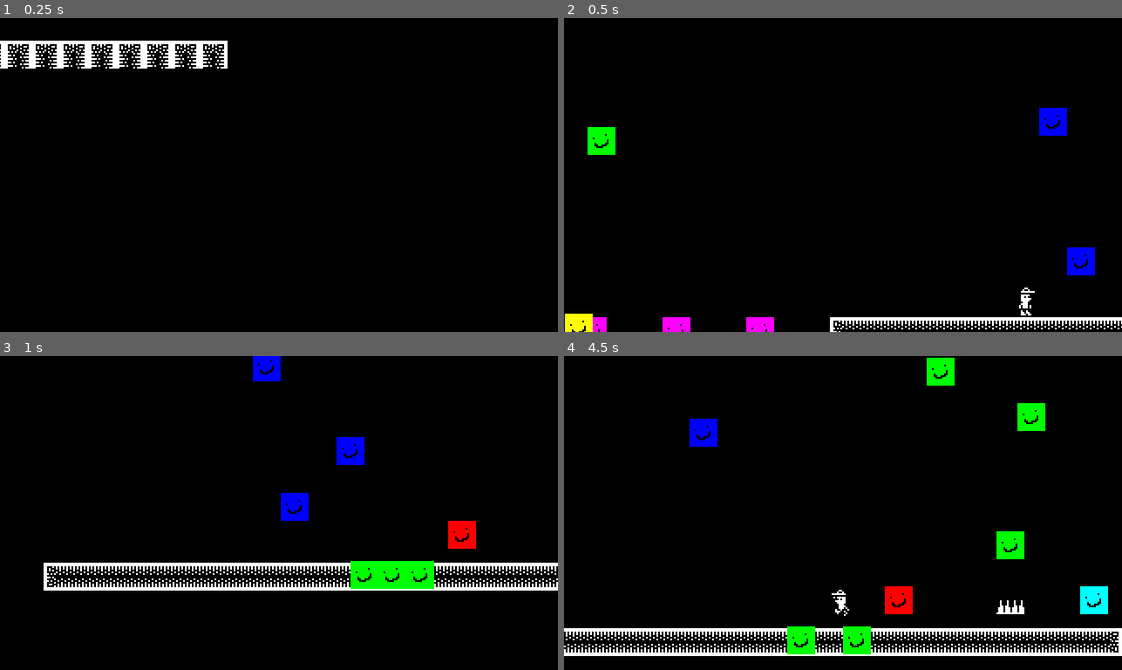
Above: before the commit, frames 1-4 (two rows, left to right).
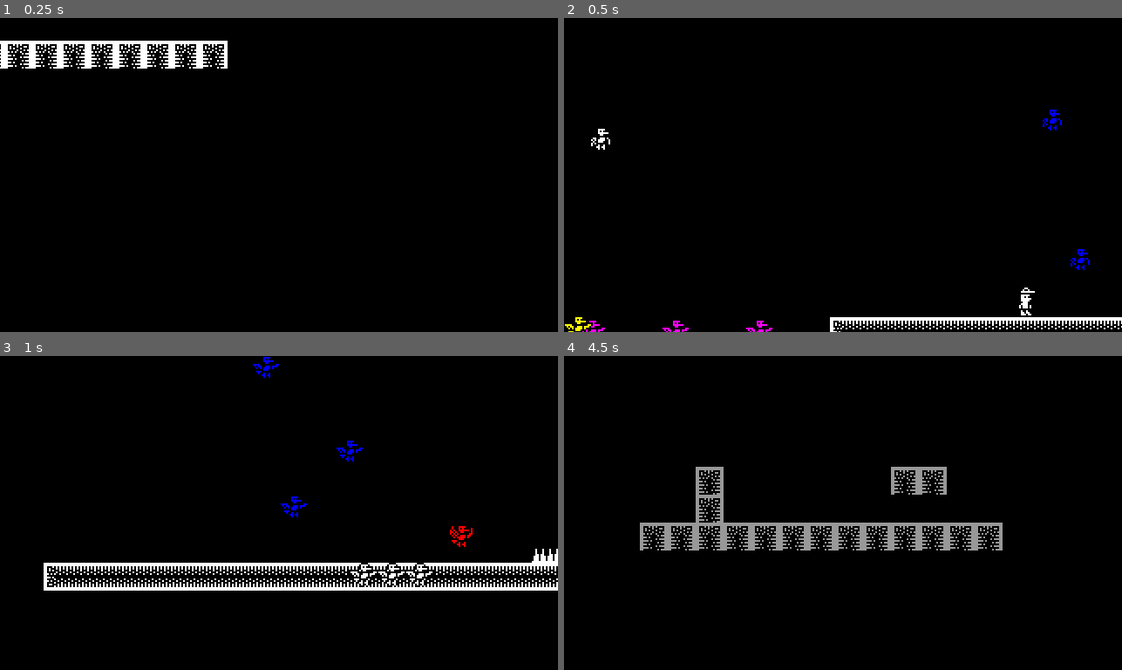
Above: after the commit, the same moments.

Repository: diego-escalante/GO2022-Stomper
Game: Godot game, scene res://Levels/Playground.tscn
Same seed, same stepped clock (60 frames per second), same inputs: the game is played once before the commit and once after it.
Inputs:
- Up to frame 1 (0.25 s): no input
- Up to frame 2 (0.5 s): no input
- Up to frame 3 (1 s): hold D (run_right) from 0.53 s (still down); tap Shift (dash) at 0.6 s; tap Space (jump) at 0.77 s
- Up to frame 4 (4.5 s): tap S (drop) at 1.35, 2.85, 4.35 s; tap Space (jump) at 1.52, 3.02, 3.77 s; release D (run_right) at 2.03 s; hold A (run_left) 2.03-2.78 s; tap Shift (dash) at 2.1, 3.6 s; hold D (run_right) 2.78-4.28 s; hold A (run_left) from 4.28 s (still down)

Frame 1 is identical in both runs. In frame 2, 1.8% of the frame differs, in the area x 0-96%, y 28-100%; in frame 3, 2.7%; in frame 4, 11%, in the area x 0-100%, y 0-96%.

Commit message:
Add enemy sprites

Diff:
--- a/Enemy/Enemy.gd
+++ b/Enemy/Enemy.gd
@@ -10,6 +10,7 @@
 var path_length: float
 
 onready var path_follow := $PathFollow2D
+onready var animated_sprite := $PathFollow2D/AnimatedSprite as AnimatedSprite
 
 func _ready():
 	if movement_type == MovementType.STATIC:
@@ -36,6 +37,7 @@
 	if speed == 0:
 		return
 
+	var prev_x = path_follow.position.x
 	var move_amount = delta * speed * pixels_per_unit
 
 	match movement_type:
@@ -55,6 +57,10 @@
 				else:
 					path_follow.offset -= move_amount
 
+	var delta_x = prev_x - path_follow.position.x
+	if not is_equal_approx(delta_x, 0):
+		animated_sprite.flip_h = delta_x > 0
+
 
 func die() -> void:
 	queue_free()
--- a/Enemy/Enemy.tscn
+++ b/Enemy/Enemy.tscn
@@ -1,22 +1,38 @@
-[gd_scene load_steps=7 format=2]
+[gd_scene load_steps=11 format=2]
 
-[ext_resource path="res://16by16test.png" type="Texture" id=1]
+[ext_resource path="res://Aesprite/enemy.png" type="Texture" id=1]
 [ext_resource path="res://Common/Hitbox.tscn" type="PackedScene" id=2]
 [ext_resource path="res://Enemy/Enemy.gd" type="Script" id=3]
 
-[sub_resource type="SpriteFrames" id=2]
+[sub_resource type="AtlasTexture" id=10]
+atlas = ExtResource( 1 )
+region = Rect2( 0, 0, 18, 16 )
+
+[sub_resource type="AtlasTexture" id=11]
+atlas = ExtResource( 1 )
+region = Rect2( 18, 0, 18, 16 )
+
+[sub_resource type="AtlasTexture" id=12]
+atlas = ExtResource( 1 )
+region = Rect2( 36, 0, 18, 16 )
+
+[sub_resource type="AtlasTexture" id=13]
+atlas = ExtResource( 1 )
+region = Rect2( 54, 0, 18, 16 )
+
+[sub_resource type="SpriteFrames" id=9]
 animations = [ {
-"frames": [ ExtResource( 1 ) ],
+"frames": [ SubResource( 10 ), SubResource( 11 ), SubResource( 12 ), SubResource( 13 ) ],
 "loop": true,
-"name": "default",
-"speed": 5.0
+"name": "Default",
+"speed": 10.0
 } ]
 
 [sub_resource type="RectangleShape2D" id=3]
-extents = Vector2( 8, 5 )
+extents = Vector2( 5, 3.5 )
 
 [sub_resource type="RectangleShape2D" id=4]
-extents = Vector2( 8, 3 )
+extents = Vector2( 6, 2 )
 
 [node name="Enemy" type="Path2D"]
 curve = null
@@ -28,20 +44,22 @@
 loop = false
 
 [node name="AnimatedSprite" type="AnimatedSprite" parent="PathFollow2D"]
-modulate = Color( 0, 1, 0, 1 )
-frames = SubResource( 2 )
+frames = SubResource( 9 )
+animation = "Default"
+frame = 2
+playing = true
 
-[node name="Hitbox" parent="PathFollow2D" instance=ExtResource( 2 )]
+[node name="Hitbox" parent="PathFollow2D/AnimatedSprite" instance=ExtResource( 2 )]
 
-[node name="CollisionShape2D" type="CollisionShape2D" parent="PathFollow2D/Hitbox"]
-position = Vector2( 0, 3 )
+[node name="CollisionShape2D" type="CollisionShape2D" parent="PathFollow2D/AnimatedSprite/Hitbox"]
+position = Vector2( 0, 1.5 )
 shape = SubResource( 3 )
 
-[node name="Stompbox" type="Area2D" parent="PathFollow2D"]
+[node name="Stompbox" type="Area2D" parent="PathFollow2D/AnimatedSprite"]
 collision_layer = 8
 collision_mask = 0
 
-[node name="CollisionShape2D" type="CollisionShape2D" parent="PathFollow2D/Stompbox"]
+[node name="CollisionShape2D" type="CollisionShape2D" parent="PathFollow2D/AnimatedSprite/Stompbox"]
 modulate = Color( 0, 1, 0, 1 )
-position = Vector2( 0, -5 )
+position = Vector2( 0, -4 )
 shape = SubResource( 4 )
--- a/Enemy/EnemyBigBounce.tscn
+++ b/Enemy/EnemyBigBounce.tscn
@@ -1,22 +1,38 @@
-[gd_scene load_steps=7 format=2]
+[gd_scene load_steps=11 format=2]
 
-[ext_resource path="res://16by16test.png" type="Texture" id=1]
+[ext_resource path="res://Aesprite/enemy.png" type="Texture" id=1]
 [ext_resource path="res://Common/Hitbox.tscn" type="PackedScene" id=2]
 [ext_resource path="res://Enemy/EnemyBigBounce.gd" type="Script" id=3]
 
+[sub_resource type="AtlasTexture" id=5]
+atlas = ExtResource( 1 )
+region = Rect2( 0, 0, 18, 16 )
+
+[sub_resource type="AtlasTexture" id=6]
+atlas = ExtResource( 1 )
+region = Rect2( 18, 0, 18, 16 )
+
+[sub_resource type="AtlasTexture" id=7]
+atlas = ExtResource( 1 )
+region = Rect2( 36, 0, 18, 16 )
+
+[sub_resource type="AtlasTexture" id=8]
+atlas = ExtResource( 1 )
+region = Rect2( 54, 0, 18, 16 )
+
 [sub_resource type="SpriteFrames" id=2]
 animations = [ {
-"frames": [ ExtResource( 1 ) ],
+"frames": [ SubResource( 5 ), SubResource( 6 ), SubResource( 7 ), SubResource( 8 ) ],
 "loop": true,
 "name": "default",
-"speed": 5.0
+"speed": 10.0
 } ]
 
 [sub_resource type="RectangleShape2D" id=3]
-extents = Vector2( 8, 5 )
+extents = Vector2( 5, 3.5 )
 
 [sub_resource type="RectangleShape2D" id=4]
-extents = Vector2( 8, 3 )
+extents = Vector2( 6, 2 )
 
 [node name="EnemyBigBounce" type="Path2D"]
 curve = null
@@ -30,11 +46,13 @@
 [node name="AnimatedSprite" type="AnimatedSprite" parent="PathFollow2D"]
 modulate = Color( 1, 1, 0, 1 )
 frames = SubResource( 2 )
+frame = 3
+playing = true
 
 [node name="Hitbox" parent="PathFollow2D" instance=ExtResource( 2 )]
 
 [node name="CollisionShape2D" type="CollisionShape2D" parent="PathFollow2D/Hitbox"]
-position = Vector2( 0, 3 )
+position = Vector2( 0, 1.5 )
 shape = SubResource( 3 )
 
 [node name="Stompbox" type="Area2D" parent="PathFollow2D"]
@@ -43,5 +61,5 @@
 
 [node name="CollisionShape2D" type="CollisionShape2D" parent="PathFollow2D/Stompbox"]
 modulate = Color( 0, 1, 0, 1 )
-position = Vector2( 0, -5 )
+position = Vector2( 0, -4 )
 shape = SubResource( 4 )
--- a/Enemy/EnemyDash.tscn
+++ b/Enemy/EnemyDash.tscn
@@ -1,22 +1,38 @@
-[gd_scene load_steps=7 format=2]
+[gd_scene load_steps=11 format=2]
 
-[ext_resource path="res://16by16test.png" type="Texture" id=1]
+[ext_resource path="res://Aesprite/enemy.png" type="Texture" id=1]
 [ext_resource path="res://Common/Hitbox.tscn" type="PackedScene" id=2]
 [ext_resource path="res://Enemy/EnemyDash.gd" type="Script" id=3]
 
+[sub_resource type="AtlasTexture" id=5]
+atlas = ExtResource( 1 )
+region = Rect2( 0, 0, 18, 16 )
+
+[sub_resource type="AtlasTexture" id=6]
+atlas = ExtResource( 1 )
+region = Rect2( 18, 0, 18, 16 )
+
+[sub_resource type="AtlasTexture" id=7]
+atlas = ExtResource( 1 )
+region = Rect2( 36, 0, 18, 16 )
+
+[sub_resource type="AtlasTexture" id=8]
+atlas = ExtResource( 1 )
+region = Rect2( 54, 0, 18, 16 )
+
 [sub_resource type="SpriteFrames" id=2]
 animations = [ {
-"frames": [ ExtResource( 1 ) ],
+"frames": [ SubResource( 5 ), SubResource( 6 ), SubResource( 7 ), SubResource( 8 ) ],
 "loop": true,
 "name": "default",
-"speed": 5.0
+"speed": 10.0
 } ]
 
 [sub_resource type="RectangleShape2D" id=3]
-extents = Vector2( 8, 5 )
+extents = Vector2( 5, 3.5 )
 
 [sub_resource type="RectangleShape2D" id=4]
-extents = Vector2( 8, 3 )
+extents = Vector2( 6, 2 )
 
 [node name="EnemyDash" type="Path2D"]
 curve = null
@@ -30,11 +46,13 @@
 [node name="AnimatedSprite" type="AnimatedSprite" parent="PathFollow2D"]
 modulate = Color( 1, 0, 0, 1 )
 frames = SubResource( 2 )
+frame = 3
+playing = true
 
 [node name="Hitbox" parent="PathFollow2D" instance=ExtResource( 2 )]
 
 [node name="CollisionShape2D" type="CollisionShape2D" parent="PathFollow2D/Hitbox"]
-position = Vector2( 0, 3 )
+position = Vector2( 0, 1.5 )
 shape = SubResource( 3 )
 
 [node name="Stompbox" type="Area2D" parent="PathFollow2D"]
@@ -43,5 +61,5 @@
 
 [node name="CollisionShape2D" type="CollisionShape2D" parent="PathFollow2D/Stompbox"]
 modulate = Color( 0, 1, 0, 1 )
-position = Vector2( 0, -5 )
+position = Vector2( 0, -4 )
 shape = SubResource( 4 )
--- a/Enemy/EnemyDoubleJump.tscn
+++ b/Enemy/EnemyDoubleJump.tscn
@@ -1,22 +1,38 @@
-[gd_scene load_steps=7 format=2]
+[gd_scene load_steps=11 format=2]
 
-[ext_resource path="res://16by16test.png" type="Texture" id=1]
+[ext_resource path="res://Aesprite/enemy.png" type="Texture" id=1]
 [ext_resource path="res://Common/Hitbox.tscn" type="PackedScene" id=2]
 [ext_resource path="res://Enemy/EnemyDoubleJump.gd" type="Script" id=3]
 
+[sub_resource type="AtlasTexture" id=5]
+atlas = ExtResource( 1 )
+region = Rect2( 0, 0, 18, 16 )
+
+[sub_resource type="AtlasTexture" id=6]
+atlas = ExtResource( 1 )
+region = Rect2( 18, 0, 18, 16 )
+
+[sub_resource type="AtlasTexture" id=7]
+atlas = ExtResource( 1 )
+region = Rect2( 36, 0, 18, 16 )
+
+[sub_resource type="AtlasTexture" id=8]
+atlas = ExtResource( 1 )
+region = Rect2( 54, 0, 18, 16 )
+
 [sub_resource type="SpriteFrames" id=2]
 animations = [ {
-"frames": [ ExtResource( 1 ) ],
+"frames": [ SubResource( 5 ), SubResource( 6 ), SubResource( 7 ), SubResource( 8 ) ],
 "loop": true,
 "name": "default",
-"speed": 5.0
+"speed": 10.0
 } ]
 
 [sub_resource type="RectangleShape2D" id=3]
-extents = Vector2( 8, 5 )
+extents = Vector2( 5, 3.5 )
 
 [sub_resource type="RectangleShape2D" id=4]
-extents = Vector2( 8, 3 )
+extents = Vector2( 6, 2 )
 
 [node name="EnemyDoubleJump" type="Path2D"]
 curve = null
@@ -30,11 +46,13 @@
 [node name="AnimatedSprite" type="AnimatedSprite" parent="PathFollow2D"]
 modulate = Color( 0, 0, 1, 1 )
 frames = SubResource( 2 )
+frame = 2
+playing = true
 
 [node name="Hitbox" parent="PathFollow2D" instance=ExtResource( 2 )]
 
 [node name="CollisionShape2D" type="CollisionShape2D" parent="PathFollow2D/Hitbox"]
-position = Vector2( 0, 3 )
+position = Vector2( 0, 1.5 )
 shape = SubResource( 3 )
 
 [node name="Stompbox" type="Area2D" parent="PathFollow2D"]
@@ -43,5 +61,5 @@
 
 [node name="CollisionShape2D" type="CollisionShape2D" parent="PathFollow2D/Stompbox"]
 modulate = Color( 0, 1, 0, 1 )
-position = Vector2( 0, -5 )
+position = Vector2( 0, -4 )
 shape = SubResource( 4 )
--- a/Enemy/EnemyInvulnerable.tscn
+++ b/Enemy/EnemyInvulnerable.tscn
@@ -1,22 +1,38 @@
-[gd_scene load_steps=7 format=2]
+[gd_scene load_steps=11 format=2]
 
-[ext_resource path="res://16by16test.png" type="Texture" id=1]
+[ext_resource path="res://Aesprite/enemy.png" type="Texture" id=1]
 [ext_resource path="res://Common/Hitbox.tscn" type="PackedScene" id=2]
 [ext_resource path="res://Enemy/EnemyInvulnerable.gd" type="Script" id=3]
 
+[sub_resource type="AtlasTexture" id=5]
+atlas = ExtResource( 1 )
+region = Rect2( 0, 0, 18, 16 )
+
+[sub_resource type="AtlasTexture" id=6]
+atlas = ExtResource( 1 )
+region = Rect2( 18, 0, 18, 16 )
+
+[sub_resource type="AtlasTexture" id=7]
+atlas = ExtResource( 1 )
+region = Rect2( 36, 0, 18, 16 )
+
+[sub_resource type="AtlasTexture" id=8]
+atlas = ExtResource( 1 )
+region = Rect2( 54, 0, 18, 16 )
+
 [sub_resource type="SpriteFrames" id=2]
 animations = [ {
-"frames": [ ExtResource( 1 ) ],
+"frames": [ SubResource( 5 ), SubResource( 6 ), SubResource( 7 ), SubResource( 8 ) ],
 "loop": true,
 "name": "default",
-"speed": 5.0
+"speed": 10.0
 } ]
 
 [sub_resource type="RectangleShape2D" id=3]
-extents = Vector2( 8, 5 )
+extents = Vector2( 5, 3.5 )
 
 [sub_resource type="RectangleShape2D" id=4]
-extents = Vector2( 8, 3 )
+extents = Vector2( 6, 2 )
 
 [node name="EnemyInvulnerable" type="Path2D"]
 curve = null
@@ -30,11 +46,13 @@
 [node name="AnimatedSprite" type="AnimatedSprite" parent="PathFollow2D"]
 modulate = Color( 1, 0, 1, 1 )
 frames = SubResource( 2 )
+frame = 1
+playing = true
 
 [node name="Hitbox" parent="PathFollow2D" instance=ExtResource( 2 )]
 
 [node name="CollisionShape2D" type="CollisionShape2D" parent="PathFollow2D/Hitbox"]
-position = Vector2( 0, 3 )
+position = Vector2( 0, 1.5 )
 shape = SubResource( 3 )
 
 [node name="Stompbox" type="Area2D" parent="PathFollow2D"]
@@ -43,5 +61,5 @@
 
 [node name="CollisionShape2D" type="CollisionShape2D" parent="PathFollow2D/Stompbox"]
 modulate = Color( 0, 1, 0, 1 )
-position = Vector2( 0, -5 )
+position = Vector2( 0, -4 )
 shape = SubResource( 4 )
--- a/Levels/Playground.tscn
+++ b/Levels/Playground.tscn
@@ -105,4 +105,7 @@
 position = Vector2( 384, 454 )
 
 [node name="Spikes" parent="." instance=ExtResource( 10 )]
-position = Vector2( 832, 432 )
+position = Vector2( 832, 440 )
+
+[node name="Spikes2" parent="." instance=ExtResource( 10 )]
+position = Vector2( 816, 440 )
--- a/Player/Player.tscn
+++ b/Player/Player.tscn
@@ -112,7 +112,7 @@
 position = Vector2( 0.5, 0 )
 frames = SubResource( 2 )
 animation = "Idle"
-frame = 74
+frame = 6
 playing = true
 script = ExtResource( 10 )
 
Binary file added: Aesprite/enemy.aseprite
Binary file added: Aesprite/enemy.png
Not shown, added: Aesprite/enemy.png.import
